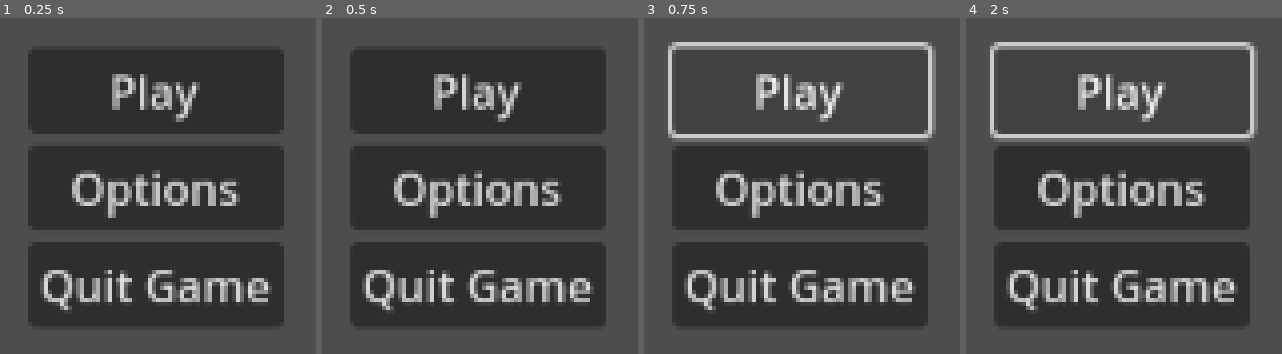
Above: before the commit, frames 1-4 (left to right).
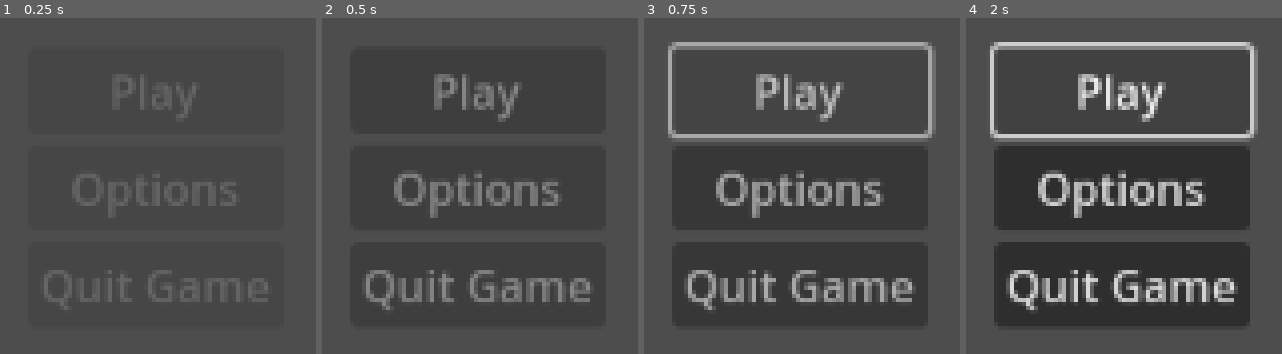
Above: after the commit, the same moments.

Repository: SethBradley/Magic-Girl-Jam
Game: Godot game, scene res://startscreen/start_screen.tscn
Two runs of this game, one before a commit and one after it. Both use one fixed random seed, a clock stepped at 60 frames per second and the inputs below.
Inputs:
- Up to frame 1 (0.25 s): no input
- Up to frame 2 (0.5 s): no input
- Up to frame 3 (0.75 s): click "Play" at 0.5 s
- Up to frame 4 (2 s): click "Play" at 1.25 s

The runs differ from the first frame. In frame 1, 6.7% of the frame differs, in the area x 13-85%, y 16-87%; in frame 2, 6.3%; in frame 3, 7.5%, in the area x 7-92%, y 7-87%; in frame 4, nothing differs.

Commit message:
start screen: fixed fade timer

Diff:
--- a/startscreen/start_screen.tscn
+++ b/startscreen/start_screen.tscn
@@ -1,7 +1,11 @@
-[gd_scene load_steps=3 format=3 uid="uid://bxa2xkalpjdi2"]
+[gd_scene load_steps=4 format=3 uid="uid://bxa2xkalpjdi2"]
 
 [ext_resource type="Script" uid="uid://f3r7hherqr6d" path="res://startscreen/start_screen.gd" id="1_ncxyx"]
-[ext_resource type="Script" uid="uid://tw7s5ca6d1as" path="res://startscreen/start_screen_fade_timer.gd" id="2_pevhg"]
+[ext_resource type="Script" uid="uid://7xb44w1m7lp1" path="res://startscreen/v_box_container.gd" id="2_p7xc8"]
+
+[sub_resource type="GDScript" id="GDScript_ijwwh"]
+script/source = "extends Timer
+"
 
 [node name="StartScreen" type="Control"]
 layout_mode = 3
@@ -20,7 +24,9 @@
 offset_bottom = 373.0
 
 [node name="VBoxContainer" type="VBoxContainer" parent="MarginContainer"]
+modulate = Color(1, 1, 1, 0)
 layout_mode = 2
+script = ExtResource("2_p7xc8")
 
 [node name="Start" type="Button" parent="MarginContainer/VBoxContainer"]
 layout_mode = 2
@@ -35,9 +41,8 @@
 text = "Quit Game"
 
 [node name="FadeTimer" type="Timer" parent="MarginContainer/VBoxContainer"]
-wait_time = 2.0
 one_shot = true
-script = ExtResource("2_pevhg")
+script = SubResource("GDScript_ijwwh")
 
 [connection signal="pressed" from="MarginContainer/VBoxContainer/Start" to="." method="_on_start_pressed"]
 [connection signal="pressed" from="MarginContainer/VBoxContainer/Options" to="." method="_on_options_pressed"]
--- a/startscreen/start_screen_fade_timer.gd
+++ /dev/null
@@ -1,21 +0,0 @@
-extends Timer
-@onready var fade_timer: Timer = $"."
-
-#main code
-
-var is_fading = true
-
-#use _process to get input
-func _process(delta):
-	if Input.is_action_just_pressed("ui_accept"):
-		fade_timer.start()
-		is_fading = true
-
-	if is_fading == true:
-		fade()
-
-func fade():
-	inverse_lerp(0, fade_timer.wait_time, fade_timer.time_left)
-
-func _on_fade_timer_timeout():
-	is_fading = false
--- /dev/null
+++ b/startscreen/v_box_container.gd
@@ -0,0 +1,20 @@
+extends VBoxContainer
+
+@onready var fade_timer: Timer = $"FadeTimer"
+
+#main code
+
+var is_fading = false
+
+#use _process to get input
+func _process(delta):
+	if is_fading == true:
+		fade()
+	else:
+		fade_timer.start()
+		is_fading = true
+func fade():
+	modulate.a = inverse_lerp(fade_timer.wait_time, 0, fade_timer.time_left)
+
+func _on_fade_timer_timeout():
+	is_fading = false
Not shown, removed: startscreen/start_screen_fade_timer.gd.uid
Not shown, added: startscreen/v_box_container.gd.uid
